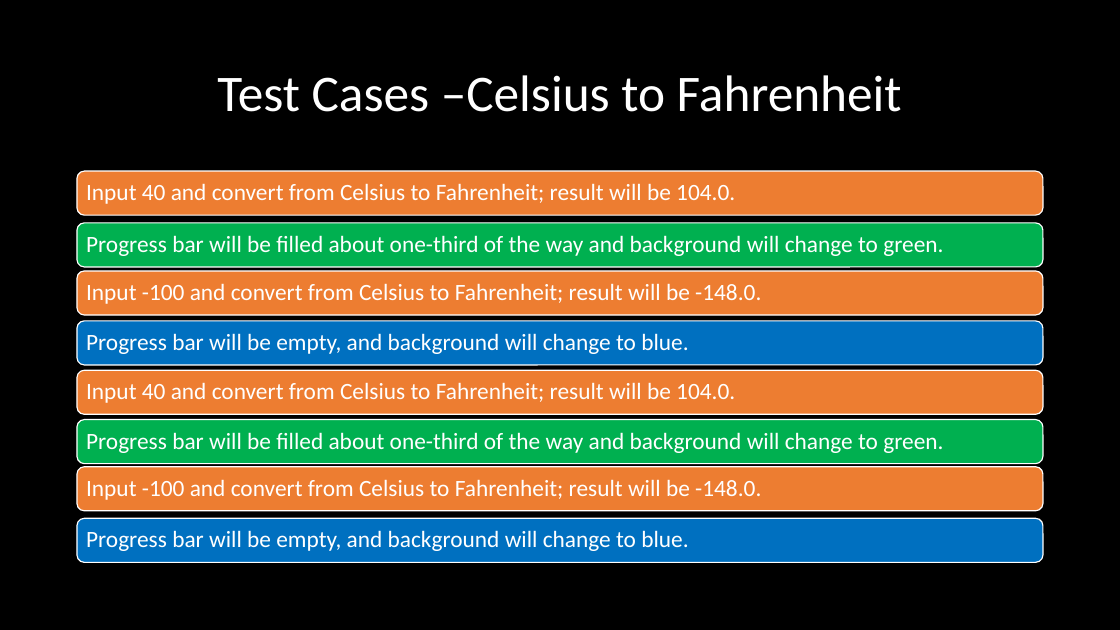
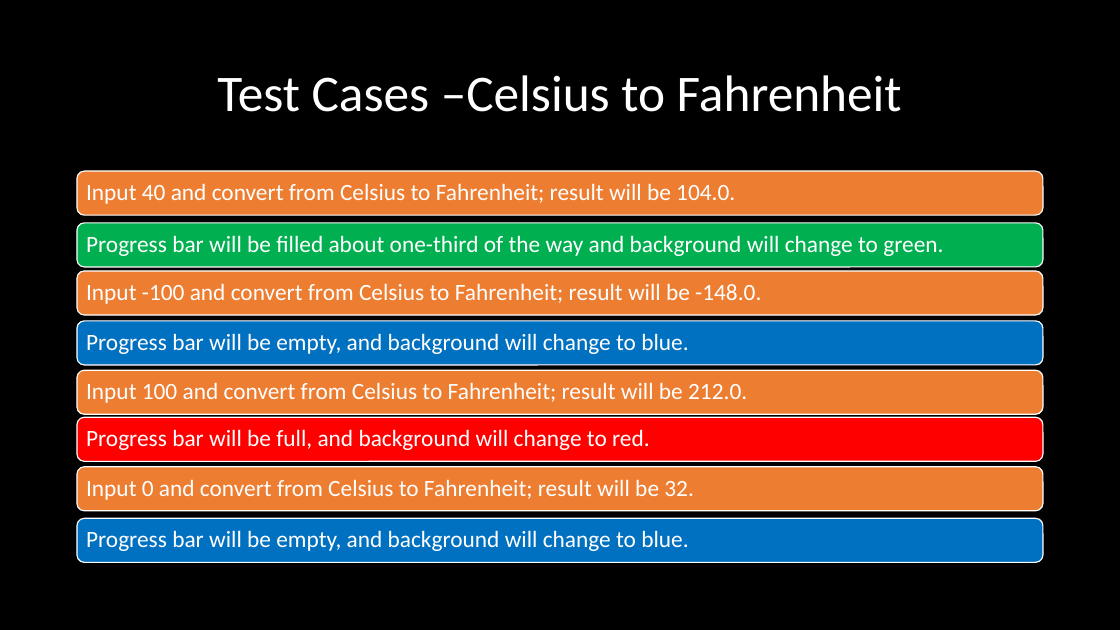
Before and after one commit to acn1008/ProjectComp730, a slide deck: slide 6 of Final Project.pptx. Drawn at 1120x630 pixels with LibreOffice and Linux fonts; fonts in the diff are those of the drawing; background and template pictures are left out. Boxes give left, top, right and bottom in pixels: in the first picture for what was removed or moved away, otherwise in the second. Text is boxed around its words. In the diff, an @@ line names an element or a change of style, - is before the commit and + after.

Commit message:
Add files via upload
Updating to correct typo in first set of test-cases.

```diff
--- a/Final Project.pptx
+++ b/Final Project.pptx
@@ text at [86, 382, 747, 403]: text changed @@
-Input 40 and convert from Celsius to Fahrenheit; result will be 104.0.
+Input 100 and convert from Celsius to Fahrenheit; result will be 212.0.
@@ rounded rectangle at [77, 418, 1044, 461]: fill #00B050 to #FF0000 @@
@@ text at [86, 429, 650, 450]: text changed @@
-Progress bar will be filled about one-third of the way and background will change to green.
+Progress bar will be full, and background will change to red.
@@ text at [86, 479, 694, 500]: text changed @@
-Input -100 and convert from Celsius to Fahrenheit; result will be -148.0.
+Input 0 and convert from Celsius to Fahrenheit; result will be 32.
```
